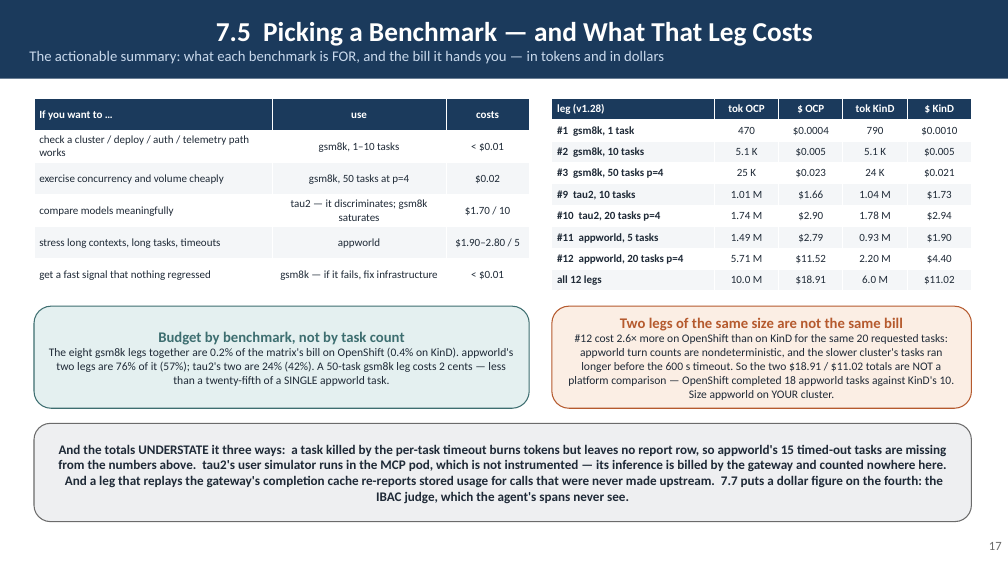
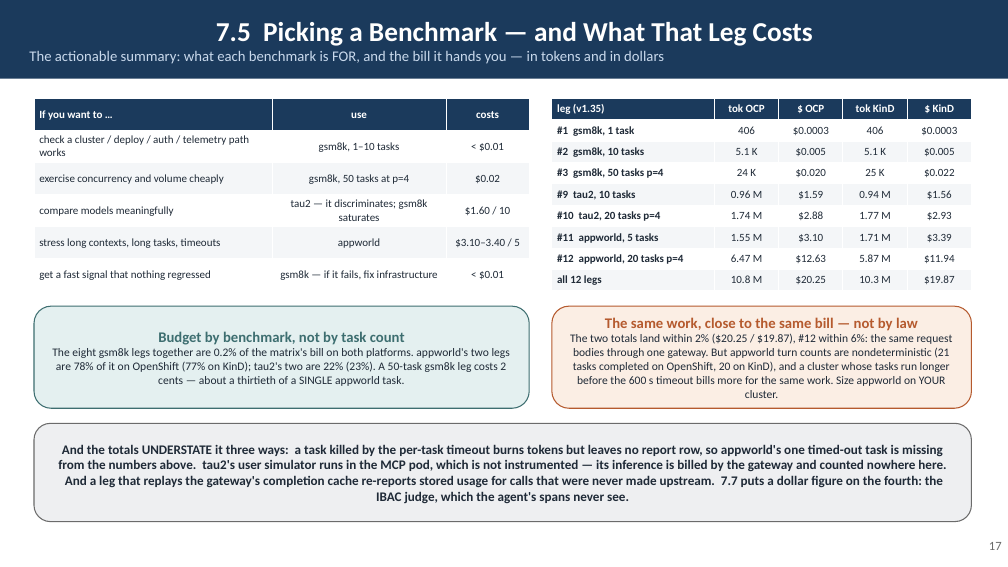
Before and after one commit to rossoctl/autobench, a slide deck: slide 17 of docs/AutoBench.pptx. Drawn at 1008x567 pixels with LibreOffice and Linux fonts; fonts in the diff are those of the drawing. Boxes give left, top, right and bottom in pixels: in the first picture for what was removed or moved away, otherwise in the second. Text is boxed around its words. In the diff, an @@ line names an element or a change of style, - is before the commit and + after.

```diff
--- a/docs/AutoBench.pptx
+++ b/docs/AutoBench.pptx
@@ table at (34, 98, 529, 291) @@
-row 4, column 3: $1.70 / 10
+row 4, column 3: $1.60 / 10
-row 5, column 3: $1.90–2.80 / 5
+row 5, column 3: $3.10–3.40 / 5
@@ table at (552, 98, 972, 291) @@
-row 1, column 1: leg (v1.28)
+row 1, column 1: leg (v1.35)
-row 2: #1 gsm8k, 1 task | 470 | $0.0004 | 790 | $0.0010
+row 2: #1 gsm8k, 1 task | 406 | $0.0003 | 406 | $0.0003
-row 4: #3 gsm8k, 50 tasks p=4 | 25 K | $0.023 | 24 K | $0.021
+row 4: #3 gsm8k, 50 tasks p=4 | 24 K | $0.020 | 25 K | $0.022
-row 5: #9 tau2, 10 tasks | 1.01 M | $1.66 | 1.04 M | $1.73
+row 5: #9 tau2, 10 tasks | 0.96 M | $1.59 | 0.94 M | $1.56
-row 6: #10 tau2, 20 tasks p=4 | 1.74 M | $2.90 | 1.78 M | $2.94
+row 6: #10 tau2, 20 tasks p=4 | 1.74 M | $2.88 | 1.77 M | $2.93
-row 7: #11 appworld, 5 tasks | 1.49 M | $2.79 | 0.93 M | $1.90
+row 7: #11 appworld, 5 tasks | 1.55 M | $3.10 | 1.71 M | $3.39
-row 8: #12 appworld, 20 tasks p=4 | 5.71 M | $11.52 | 2.20 M | $4.40
+row 8: #12 appworld, 20 tasks p=4 | 6.47 M | $12.63 | 5.87 M | $11.94
-row 9: all 12 legs | 10.0 M | $18.91 | 6.0 M | $11.02
+row 9: all 12 legs | 10.8 M | $20.25 | 10.3 M | $19.87
@@ text in rounded rectangle at (570, 317, 953, 398): text changed @@
-Two legs of the same size are not the same bill
-#12 cost 2.6× more on OpenShift than on KinD for the same 20 requested tasks: appworld turn counts are nondeterministic, and the slower cluster's tasks ran longer before the 600 s timeout. So the two $18.91 / $11.02 totals are NOT a platform comparison — OpenShift completed 18 appworld tasks against KinD's 10. Size appworld on YOUR cluster.
+The same work, close to the same bill — not by law
+The two totals land within 2% ($20.25 / $19.87), #12 within 6%: the same request bodies through one gateway. But appworld turn counts are nondeterministic (21 tasks completed on OpenShift, 20 on KinD), and a cluster whose tasks run longer before the 600 s timeout bills more for the same work. Size appworld on YOUR cluster.
@@ text in rounded rectangle at (52, 348, 510, 386): text changed @@
-The eight gsm8k legs together are 0.2% of the matrix's bill on OpenShift (0.4% on KinD). appworld's two legs are 76% of it (57%); tau2's two are 24% (42%). A 50-task gsm8k leg costs 2 cents — less than a twenty-fifth of a SINGLE appworld task.
+The eight gsm8k legs together are 0.2% of the matrix's bill on both platforms. appworld's two legs are 78% of it on OpenShift (77% on KinD); tau2's two are 22% (23%). A 50-task gsm8k leg costs 2 cents — about a thirtieth of a SINGLE appworld task.
@@ text in rounded rectangle at (58, 444, 946, 503): text changed @@
-And the totals UNDERSTATE it three ways: a task killed by the per-task timeout burns tokens but leaves no report row, so appworld's 15 timed-out tasks are missing from the numbers above. tau2's user simulator runs in the MCP pod, which is not instrumented — its inference is billed by the gateway and counted nowhere here. And a leg that replays the gateway's completion cache re-reports stored usage for calls that were never made upstream. 7.7 puts a dollar figure on the fourth: the IBAC judge, which the agent's spans never see.
+And the totals UNDERSTATE it three ways: a task killed by the per-task timeout burns tokens but leaves no report row, so appworld's one timed-out task is missing from the numbers above. tau2's user simulator runs in the MCP pod, which is not instrumented — its inference is billed by the gateway and counted nowhere here. And a leg that replays the gateway's completion cache re-reports stored usage for calls that were never made upstream. 7.7 puts a dollar figure on the fourth: the IBAC judge, which the agent's spans never see.
```
Also in this commit, not shown: 18 other slides changed, 4 other files.
